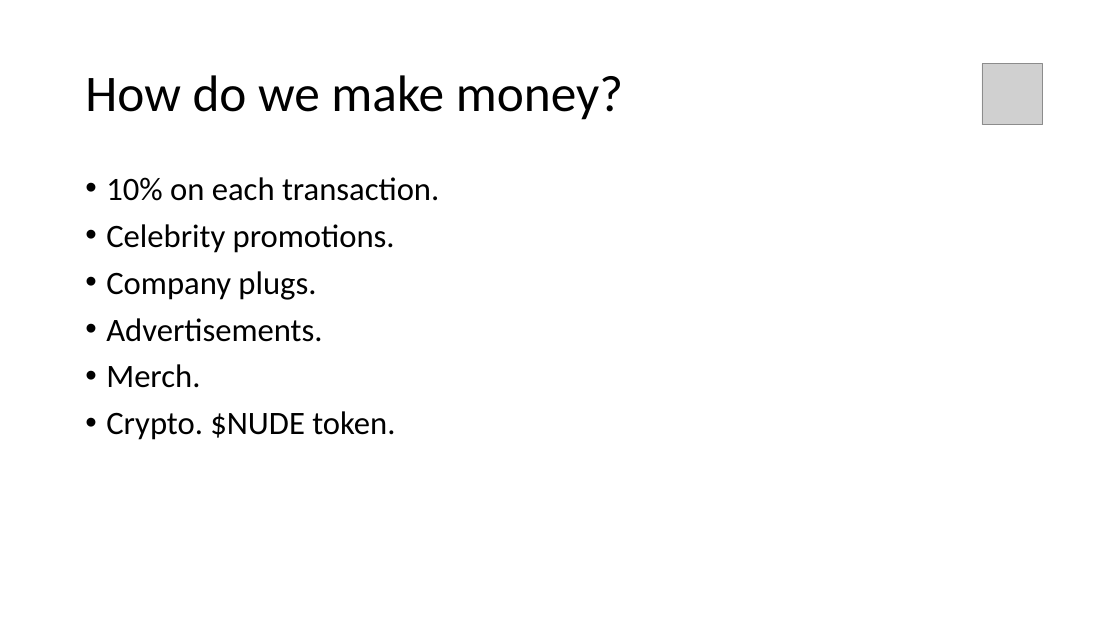
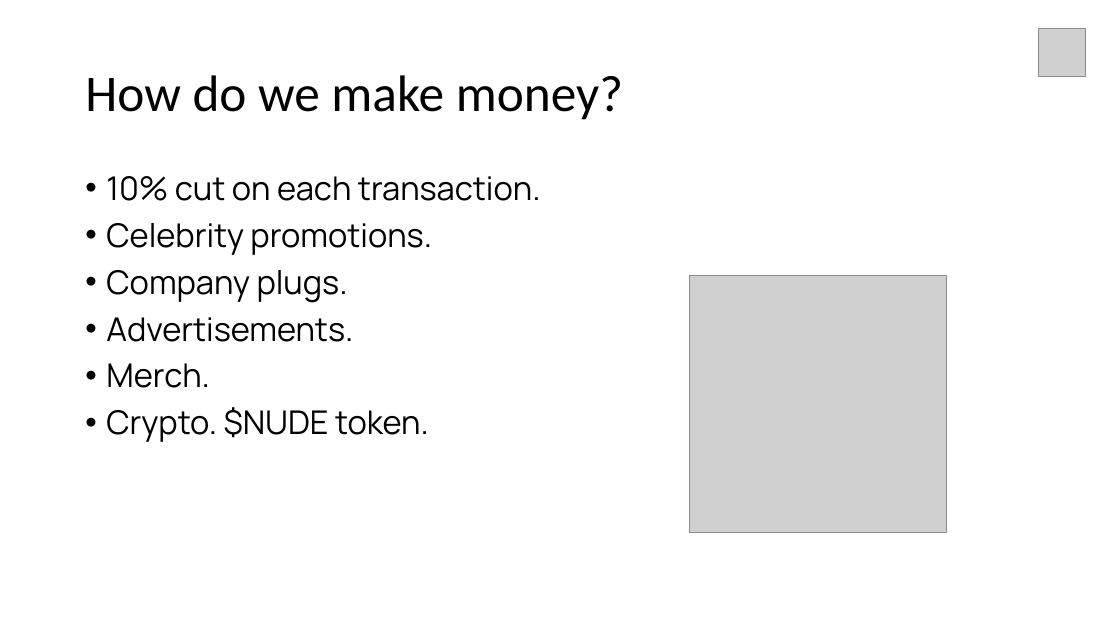
Before and after one commit to own-me/nude-pitch, a slide deck: slide 8 of own-me-pitch.pptx. Drawn at 1120x630 pixels with LibreOffice and Linux fonts; fonts in the diff are those of the drawing; grey boxes stand for pictures. Boxes give left, top, right and bottom in pixels: in the first picture for what was removed or moved away, otherwise in the second. Text is boxed around its words. In the diff, an @@ line names an element or a change of style, - is before the commit and + after.

```diff
--- a/own-me-pitch.pptx
+++ b/own-me-pitch.pptx
@@ picture: place and size @@
-picture at <box>982,64,1044,125</box>
+picture at <box>1038,29,1086,76</box>
@@ text at <box>106,176,541,201</box>: text changed; font Calibri to Manrope @@
-• 10% on each transaction.
+• 10% cut on each transaction.
@@ text at <box>106,223,432,442</box>: font Calibri to Manrope in "Celebrity promotions.", "Company plugs.", "Advertisements.", "Merch." and 1 more places @@
@@ picture added at <box>690,276,947,533</box> @@
```
Also in this commit, not shown: 7 other slides changed.
